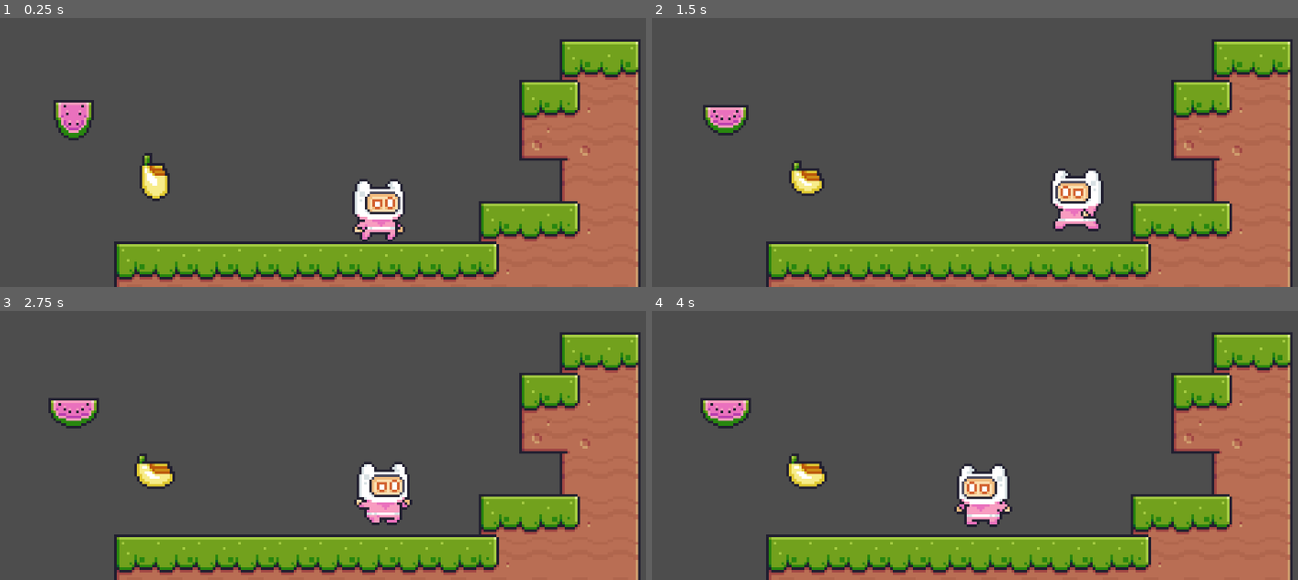
Above: before the commit, frames 1-4 (two rows, left to right).
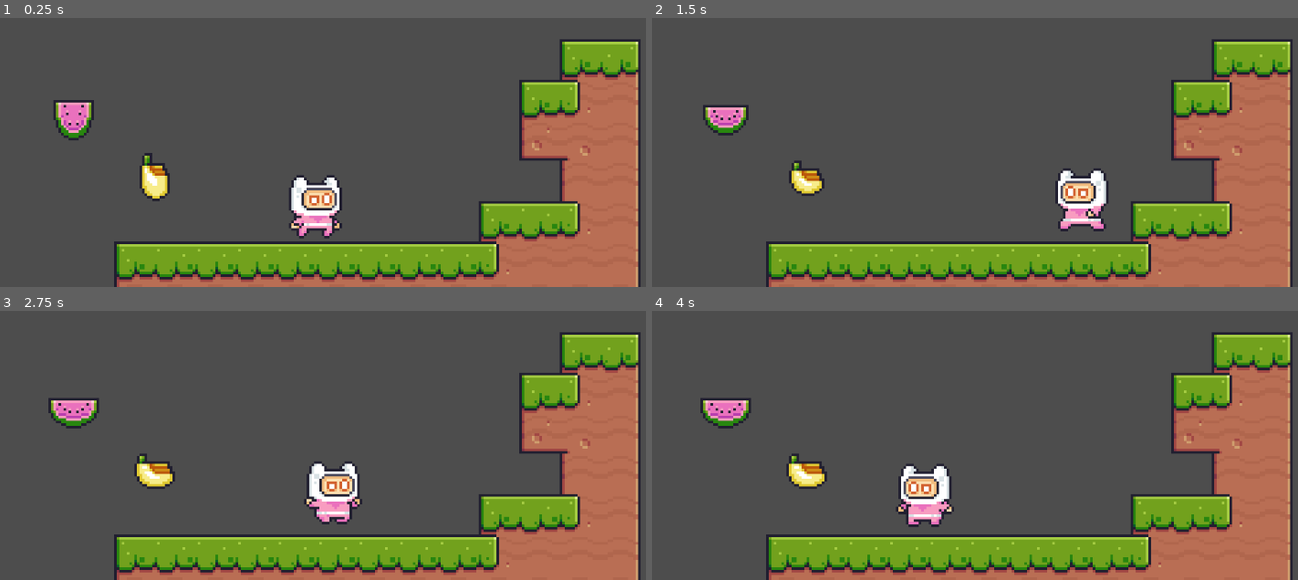
Above: after the commit, the same moments.

Repository: Grubbytoes/godot-workshop
Game: Godot game, scene res://Scenes/tutorial_scene.tscn
Same seed, same stepped clock (60 frames per second), same inputs: the game is played once before the commit and once after it.
Inputs:
- Up to frame 1 (0.25 s): no input
- Up to frame 2 (1.5 s): hold Right (ui_right) 0.53-1.28 s; hold Left (ui_left) from 1.28 s (still down)
- Up to frame 3 (2.75 s): release Left (ui_left) at 2.03 s; hold Right (ui_right) from 2.03 s (still down)
- Up to frame 4 (4 s): release Right (ui_right) at 2.78 s; hold Up (ui_up) 2.78-3.53 s; hold Left (ui_left) from 3.53 s (still down)

The runs differ from the first frame. In frame 1, 3.0% of the frame differs, in the area x 44-63%, y 58-84%; in frame 2, 1.2%; in frame 3, 3.0%; in frame 4, 3.1%, in the area x 37-56%, y 56-81%.

Commit message:
Spring cleanin' gettin' ready for love x

Diff:
--- a/Scenes/Prefabs/player.tscn
+++ b/Scenes/Prefabs/player.tscn
@@ -1,12 +1,8 @@
-[gd_scene load_steps=30 format=3 uid="uid://fh7fiewb7x8i"]
+[gd_scene load_steps=29 format=3 uid="uid://fh7fiewb7x8i"]
 
 [ext_resource type="Script" path="res://Scripts/PlayerController.gd" id="1_36mi8"]
 [ext_resource type="Texture2D" uid="uid://58r8jwp6tkk8" path="res://sprites/Main Characters/Pink Man/Idle (32x32).png" id="2_bnp0o"]
 [ext_resource type="Texture2D" uid="uid://bt86m000tap58" path="res://sprites/Main Characters/Pink Man/Run (32x32).png" id="3_eexvw"]
-
-[sub_resource type="PhysicsMaterial" id="PhysicsMaterial_t5aot"]
-friction = 0.2
-rough = true
 
 [sub_resource type="CapsuleShape2D" id="CapsuleShape2D_1y486"]
 height = 26.0
@@ -185,11 +181,9 @@
 "speed": 15.0
 }]
 
-[node name="Player" type="RigidBody2D" groups=["player_pickup"]]
+[node name="Player" type="CharacterBody2D" groups=["player_pickup"]]
 texture_filter = 3
-physics_material_override = SubResource("PhysicsMaterial_t5aot")
-lock_rotation = true
-linear_damp = 5.0
+position = Vector2(-1, 0)
 script = ExtResource("1_36mi8")
 metadata/_edit_group_ = true
 
--- a/Scenes/tutorial_scene.tscn
+++ b/Scenes/tutorial_scene.tscn
@@ -257,9 +257,6 @@
 anchor_mode = 0
 zoom = Vector2(4, 4)
 
-[node name="Player" parent="." instance=ExtResource("2_bsrre")]
-position = Vector2(152, 128)
-
 [node name="Tiles" type="TileMapLayer" parent="."]
 tile_map_data = PackedByteArray("AAANAAgAAAAHAAAAAAAOAAgAAAAKAAEAAAAPAAgAAAAIAAEAAAAPAAkAAAAIAAEAAAAOAAkAAAAHAAEAAAANAA …(560 unchanged characters)…
 tile_set = SubResource("TileSet_igttg")
@@ -269,3 +266,6 @@
 
 [node name="CollectableWatermelon2" parent="." instance=ExtResource("3_hcxbc")]
 position = Vector2(32, 96)
+
+[node name="Player" parent="." instance=ExtResource("2_bsrre")]
+position = Vector2(127, 112)
--- a/Scripts/PlayerController.gd
+++ b/Scripts/PlayerController.gd
@@ -1,33 +1,46 @@
-extends RigidBody2D
+extends CharacterBody2D
+
+const PLAYER_MOVE_SPEED = 120
+const PLAYER_JUMP_FORCE = 250
+
+var move_dir: Vector2
 
 @onready var sprite: AnimatedSprite2D = $Sprite
 
-@export var move_speed = 1000
-@export var jump_height = 555
-
-# Called when the node enters the scene tree for the first time.
 func _ready():
 	sprite.play("idle")
 
-# Called every frame. 'delta' is the elapsed time since the previous frame.
 func _physics_process(delta):
-	var movement_input = Vector2()
-
+	move_dir = Vector2.ZERO
 
 	# left right movement
 	if Input.is_action_pressed("ui_left"):
-		movement_input.x += -1
+		move_dir.x += -1
 		sprite.flip_h = true
 		sprite.play("run")
 	elif Input.is_action_pressed("ui_right"):
-		movement_input.x += 1
+		move_dir.x += 1
 		sprite.flip_h = false
 		sprite.play("run")
 	else:
 		sprite.play("idle")
-	apply_force(movement_input * move_speed)
-	#linear_velocity = movement_input * move_speed
+
+	velocity.x += move_dir.x * PLAYER_MOVE_SPEED * delta * 4
+	velocity.x = clamp(velocity.x, -PLAYER_MOVE_SPEED, PLAYER_MOVE_SPEED)
 
 	# Jumping
 	if Input.is_action_just_pressed("ui_up"):
-		apply_impulse(Vector2(0,-1) * jump_height)
+		velocity.y -= PLAYER_JUMP_FORCE
+
+	# Gravity
+	velocity.y += 500 * delta
+
+	# Drag
+	if move_dir.x == 0:
+		if 1 < abs(velocity.x):
+			velocity.x = lerp(velocity.x, 0.0, 0.15)
+		else:
+			velocity.x = 0
+
+
+	move_and_slide()
Not shown: 1 places in Scenes/tutorial_scene.tscn that only renumber resources
